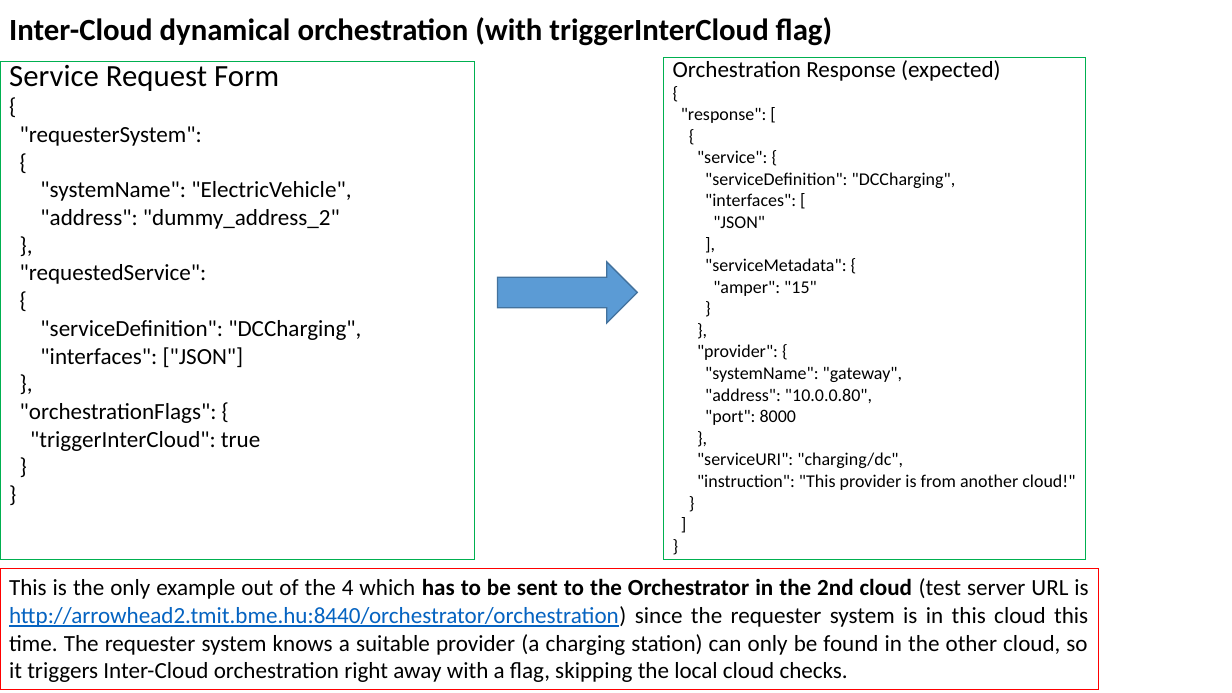
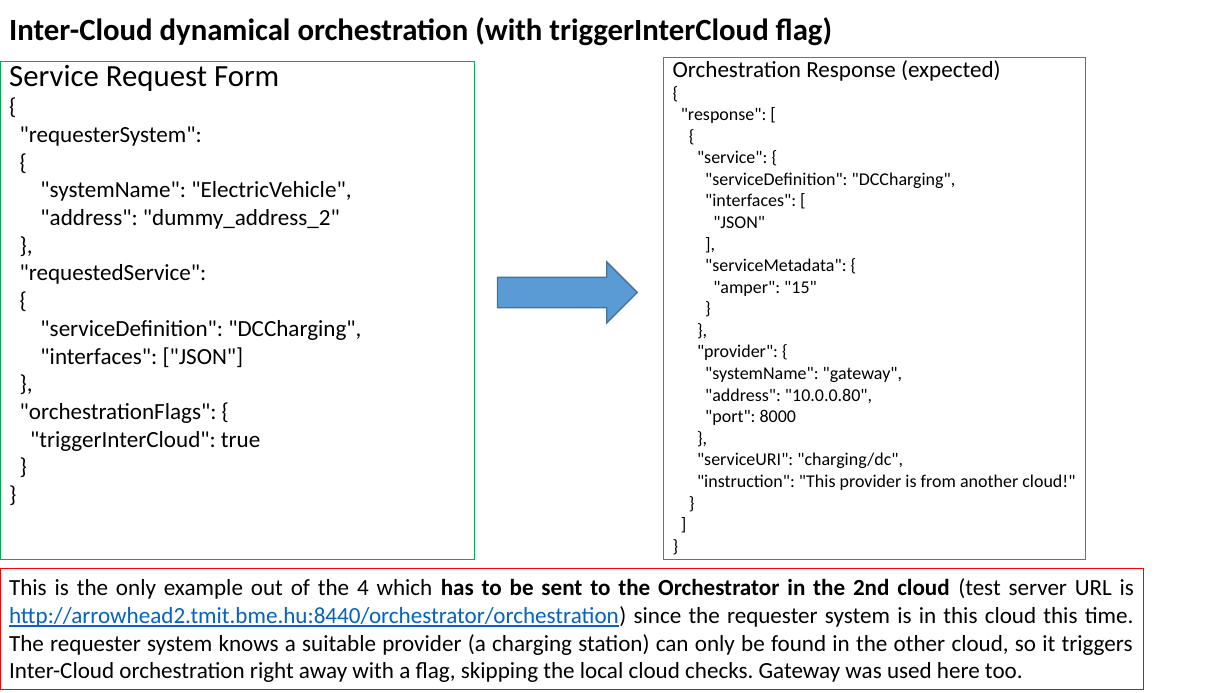
Before and after one commit to hegeduscs/arrowhead, a slide deck: slide 22 of documentation/Quick-Start-Guide-M3.pptx (slide 21 before the commit). Drawn at 1232x693 pixels with LibreOffice and Linux fonts; fonts in the diff are those of the drawing. Boxes give left, top, right and bottom in pixels: in the first picture for what was removed or moved away, otherwise in the second. Text is boxed around its words. In the diff, an @@ line names an element or a change of style, - is before the commit and + after.

```diff
--- a/documentation/Quick-Start-Guide-M3.pptx
+++ b/documentation/Quick-Start-Guide-M3.pptx
@@ rectangle "This is the only example ...": place and size @@
-rectangle "This is the only example ..." at bbox=[0, 568, 1098, 689]
+rectangle "This is the only example ..." at bbox=[0, 568, 1143, 689]
@@ text in rectangle at bbox=[9, 578, 1134, 682]: text changed @@
-This is the only example out of the 4 which has to be sent to the Orchestrator in the 2nd cloud (test server URL is http://arrowhead2.tmit.bme.hu:8440/orchestrator/orchestration) since the requester system is in this cloud this time. The requester system knows a suitable provider (a charging station) can only be found in the other cloud, so it triggers Inter-Cloud orchestration right away with a flag, skipping the local cloud checks.
+This is the only example out of the 4 which has to be sent to the Orchestrator in the 2nd cloud (test server URL is http://arrowhead2.tmit.bme.hu:8440/orchestrator/orchestration) since the requester system is in this cloud this time. The requester system knows a suitable provider (a charging station) can only be found in the other cloud, so it triggers Inter-Cloud orchestration right away with a flag, skipping the local cloud checks. Gateway was used here too.
```
Also in this commit, not shown: 1 other slide changed.
